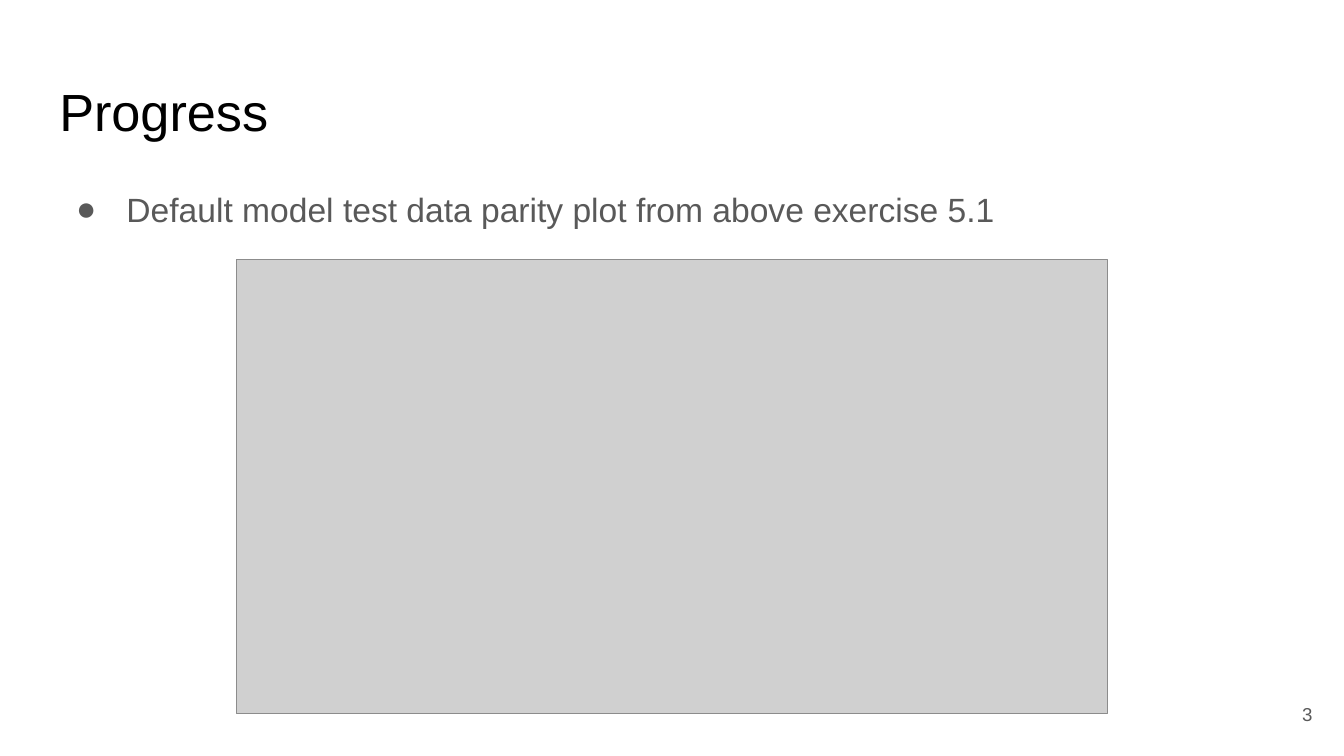
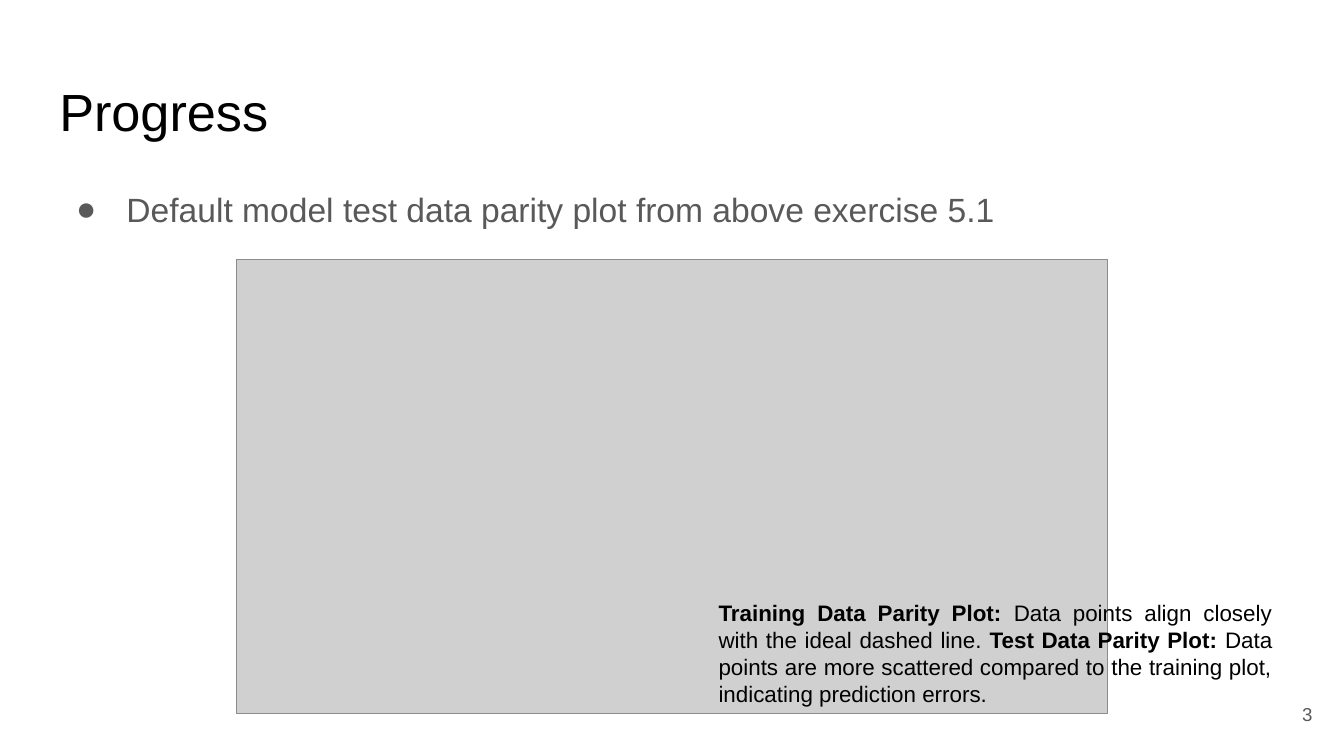
Before and after one commit to jhyang13/UWMadison-MSE401, a slide deck: slide 3 of Assignment/Assignment 3-Jiahui_Yang.pptx. Drawn at 1344x756 pixels with LibreOffice and Linux fonts; fonts in the diff are those of the drawing; grey boxes stand for pictures. Boxes give left, top, right and bottom in pixels: in the first picture for what was removed or moved away, otherwise in the second. Text is boxed around its words. In the diff, an @@ line names an element or a change of style, - is before the commit and + after.

```diff
--- a/Assignment/Assignment 3-Jiahui_Yang.pptx
+++ b/Assignment/Assignment 3-Jiahui_Yang.pptx
@@ text added at (719, 604, 1272, 707), 12 pt, text #000000 @@
+Training Data Parity Plot: Data points align closely with the ideal dashed line. Test Data Parity Plot: Data points are more scattered compared to the training plot, indicating prediction errors.
```
Also in this commit, not shown: 2 other slides changed, 1 other file.
